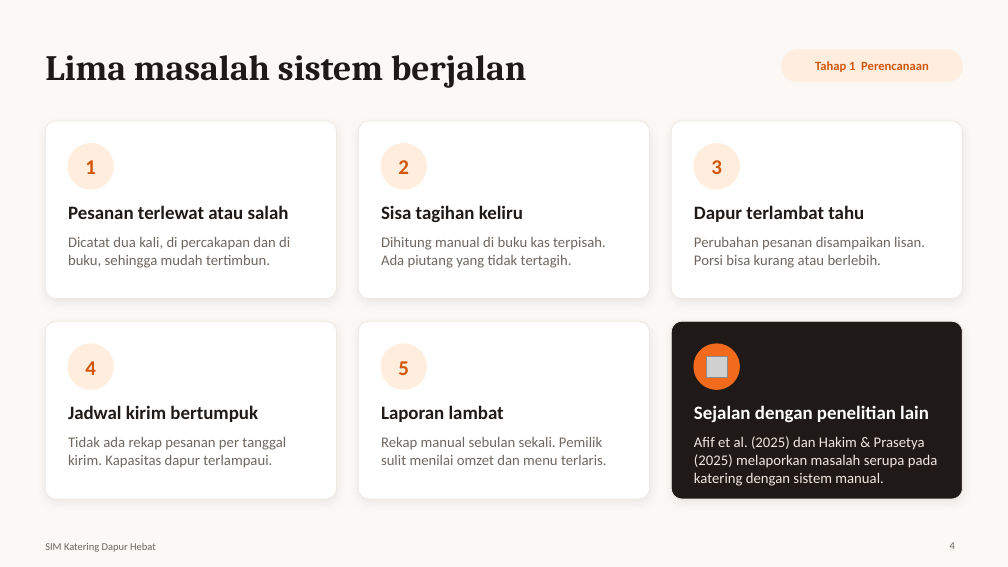
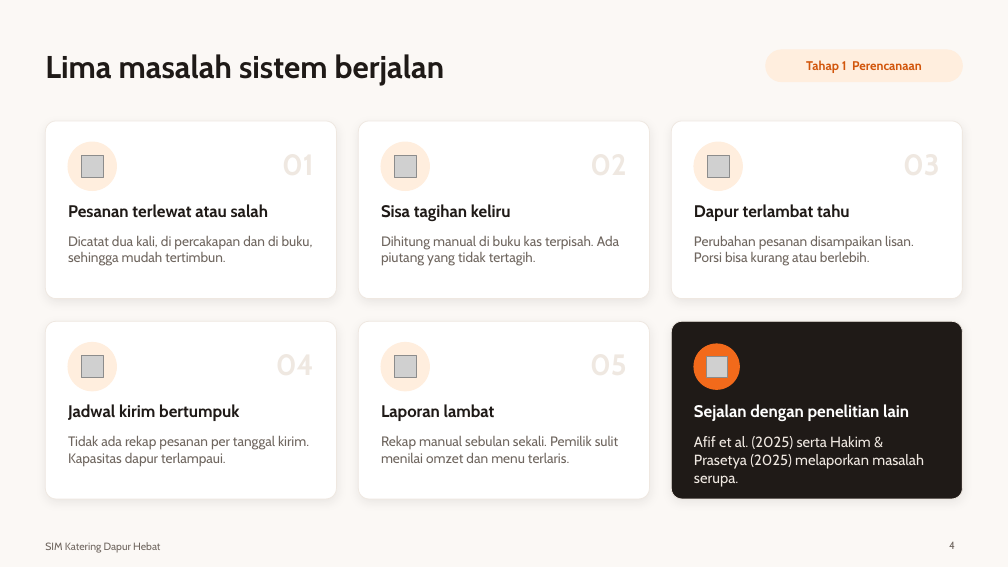
Before and after one commit to koriebruh/sim-katering-dapur-hebat, a slide deck: slide 4 of Presentasi-SIM-Katering-Dapur-Hebat.pptx. Drawn at 1008x567 pixels with LibreOffice and Linux fonts; fonts in the diff are those of the drawing; grey boxes stand for pictures. Boxes give left, top, right and bottom in pixels: in the first picture for what was removed or moved away, otherwise in the second. Text is boxed around its words. In the diff, an @@ line names an element or a change of style, - is before the commit and + after.

```diff
--- a/Presentasi-SIM-Katering-Dapur-Hebat.pptx
+++ b/Presentasi-SIM-Katering-Dapur-Hebat.pptx
@@ title "Lima masalah sistem berjalan" at [45,54,445,85]: size 34 to 30 pt, font Cambria to Cabin @@
@@ font Calibri to Cabin in 3 elements at [45,542,160,553], [949,542,955,549], [806,60,922,73] @@
@@ text "Tahap 1 Perencanaan": place and size @@
-text "Tahap 1 Perencanaan" at [815,61,929,72]
+text "Tahap 1 Perencanaan" at [806,60,922,73]
@@ rounded rectangle: place and size @@
-rounded rectangle at [782,50,963,82]
+rounded rectangle at [766,50,963,82]
@@ ellipse: place and size @@
-ellipse at [381,144,426,189]
+ellipse at [381,142,430,191]
@@ picture added at [81,155,103,177] @@
@@ text removed at [85,160,96,174] @@
-1
@@ picture added at [394,155,416,177] @@
@@ text removed at [398,160,409,174] @@
-2
@@ picture added at [707,155,729,177] @@
@@ text removed at [711,160,722,174] @@
-3
@@ picture added at [81,355,103,377] @@
@@ ellipse: place and size @@
-ellipse at [381,344,426,389]
+ellipse at [381,343,430,391]
@@ picture added at [394,355,416,377] @@
@@ text removed at [85,361,96,375] @@
-4
@@ text removed at [398,361,409,375] @@
-5
@@ size 18 to 16 pt, font Calibri to Cabin in 6 elements at [68,204,268,217], [381,204,511,221], [694,204,850,221], [68,404,239,421], [381,404,495,421], [694,404,909,421] @@
@@ size 14 to 13 pt, font Calibri to Cabin in 5 elements at [68,236,313,266], [381,236,619,266], [694,236,914,266], [68,436,309,467], [381,436,618,463] @@
@@ text at [694,436,924,487]: text changed; font Calibri to Cabin @@
-Afif et al. (2025) dan Hakim & Prasetya (2025) melaporkan masalah serupa pada katering dengan sistem manual.
+Afif et al. (2025) serta Hakim & Prasetya (2025) melaporkan masalah serupa.
```
Also in this commit, not shown: 14 other slides changed, 2 slides added, 9 other files.
